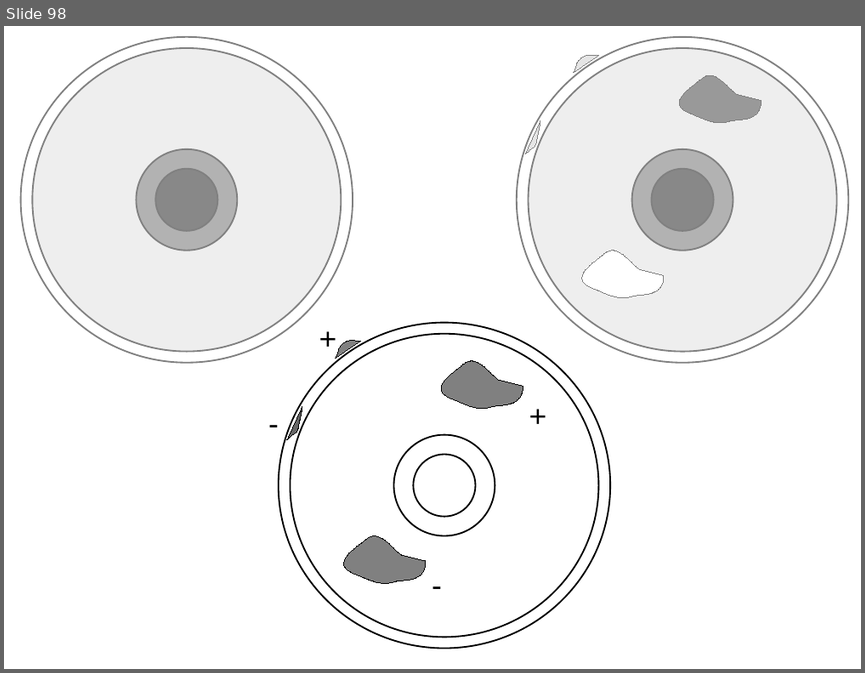
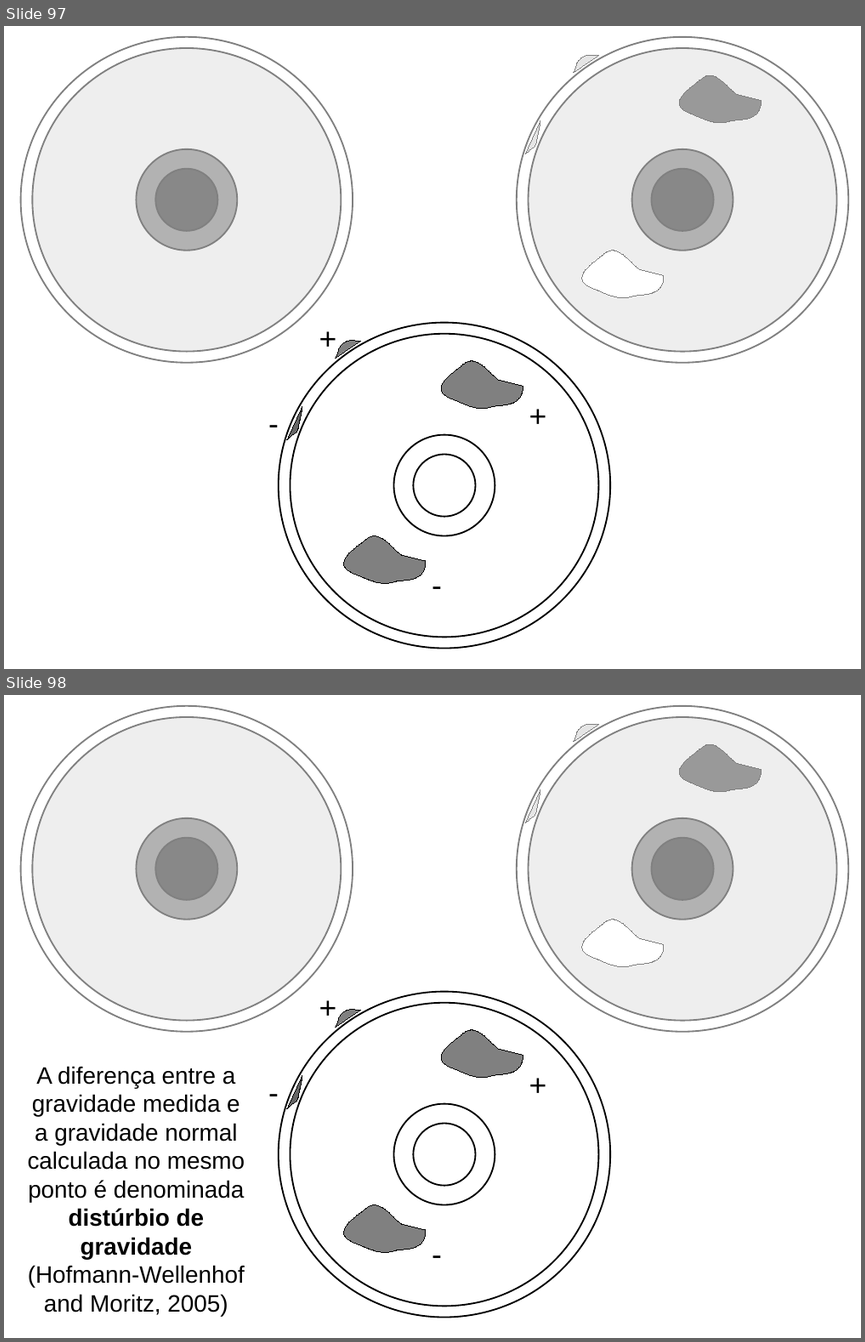
Before and after one commit to birocoles/UFRRJ-SEGEO2017, a slide deck: presentation/SEGEO2017.odp. Shown one above the other, each under a label of ours: slide 98 before the commit, slides 97 and 98 after it. The pictures are 865x673 and 865x1342 pixels, drawn with LibreOffice and Linux fonts; fonts in the diff are those of the drawing. Boxes give left, top, right and bottom in pixels: in the first picture for what was removed or moved away, otherwise in the second. Text is boxed around its words. In the diff, an @@ line names an element or a change of style, - is before the commit and + after.

```diff
--- a/presentation/SEGEO2017.odp
+++ b/presentation/SEGEO2017.odp
@@ slide 98 added at (4,695,861,1338), background #FFFFFF @@
@@ rectangle added at (4,695,424,1053), fill #FFFFFF at 50% opacity @@
@@ rectangle added at (439,695,859,1053), fill #FFFFFF at 50% opacity @@
@@ freeform shape added at (574,724,599,742), fill #CCCCCC, outline #000000 0 pt @@
@@ freeform shape added at (680,745,761,792), fill #333333, outline #000000 0 pt @@
@@ freeform shape added at (525,790,540,823), fill #CCCCCC, outline #000000 0 pt @@
@@ group added at (20,706,352,1032): 4 ellipses @@
@@ group added at (517,706,848,1032): 4 ellipses @@
@@ freeform shape added at (582,919,664,967), fill #FFFFFF, outline #000000 0 pt @@
@@ text added at (28,1066,245,1315), 22 pt, text #000000 @@
+A diferença entre a gravidade medida e a gravidade normal calculada no mesmo ponto é denominada distúrbio de gravidade (Hofmann-Wellenhof and Moritz, 2005)
@@ group added at (260,982,610,1317): 4 ellipses, 4 freeform shapes, 4 texts @@
++
++
+-
+-
@@ what was slide 98 is now slide 97 @@
```
Also in this commit, not shown: 1 slide changed, 14 other slides added, 7 slides removed, 1 other file.
